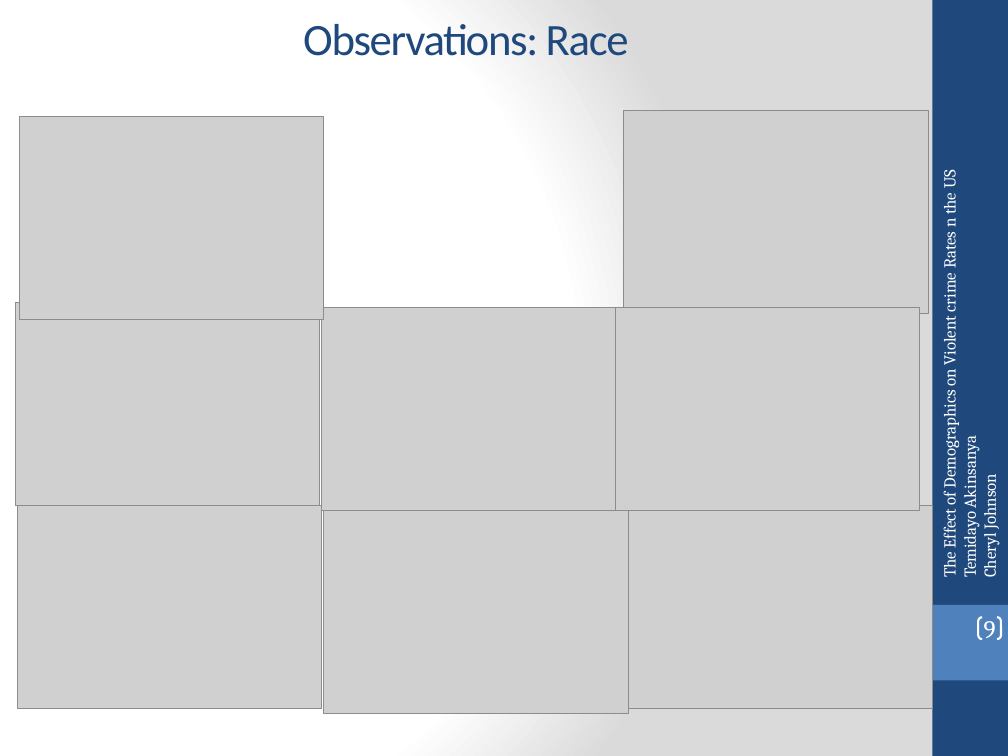
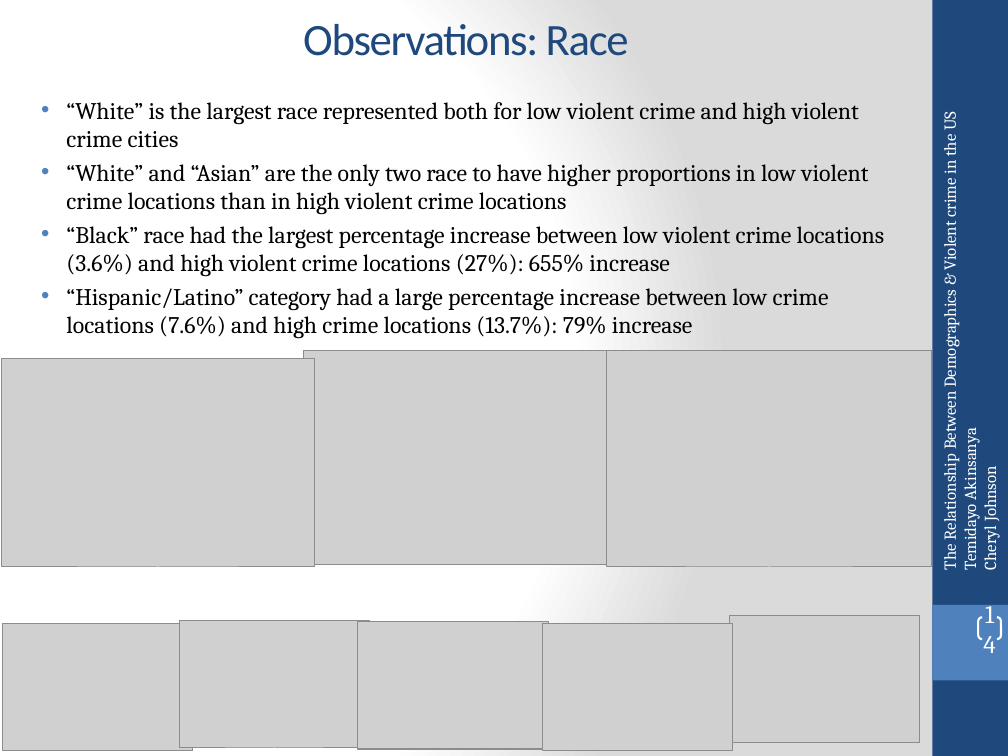
Before and after one commit to temidayo1234/National_ViolentCrime_Analysis, a slide deck: slide 14 of Data Analytics Bootcamp Project 1.pptx (slide 9 before the commit). Drawn at 1008x756 pixels with LibreOffice and Linux fonts; fonts in the diff are those of the drawing; grey boxes stand for pictures. Boxes give left, top, right and bottom in pixels: in the first picture for what was removed or moved away, otherwise in the second. Text is boxed around its words. In the diff, an @@ line names an element or a change of style, - is before the commit and + after.

```diff
--- a/Data Analytics Bootcamp Project 1.pptx
+++ b/Data Analytics Bootcamp Project 1.pptx
@@ text "The Relationship Between Demographics & ...": place and size @@
-text "The Relationship Between Demographics & ..." at (938, 171, 1000, 577)
+text "The Relationship Between Demographics & ..." at (938, 113, 1001, 570)
@@ text added at (66, 102, 885, 337), 17.1 pt, text #000000 @@
+• “White” is the largest race represented both for low violent crime and high violent crime cities
+• “White” and “Asian” are the only two race to have higher proportions in low violent crime locations than in high violent crime locations
+• “Black” race had the largest percentage increase between low violent crime locations (3.6%) and high violent crime locations (27%): 655% increase
+• “Hispanic/Latino” category had a large percentage increase between low crime locations (7.6%) and high crime locations (13.7%): 79% increase
@@ text at (938, 113, 960, 570): text changed @@
-The Effect of Demographics on Violent crime Rates n the US
+The Relationship Between Demographics & Violent crime in the US
@@ picture: place and size @@
-picture at (19, 116, 324, 319)
+picture at (1, 358, 314, 566)
@@ picture: place and size @@
-picture at (628, 506, 932, 709)
+picture at (303, 351, 623, 564)
@@ picture: place and size @@
-picture at (624, 111, 928, 313)
+picture at (607, 351, 931, 568)
@@ picture: place and size @@
-picture at (17, 506, 322, 709)
+picture at (2, 623, 193, 750)
@@ picture: place and size @@
-picture at (322, 307, 626, 510)
+picture at (179, 621, 370, 748)
@@ picture: place and size @@
-picture at (615, 307, 919, 510)
+picture at (358, 622, 548, 749)
@@ picture: place and size @@
-picture at (15, 302, 320, 505)
+picture at (542, 623, 733, 750)
@@ picture: place and size @@
-picture at (324, 510, 628, 713)
+picture at (730, 616, 920, 743)
@@ page number at (984, 621, 996, 638): text changed @@
-9
+14
```
Also in this commit, not shown: 10 other slides changed, 7 slides added.
